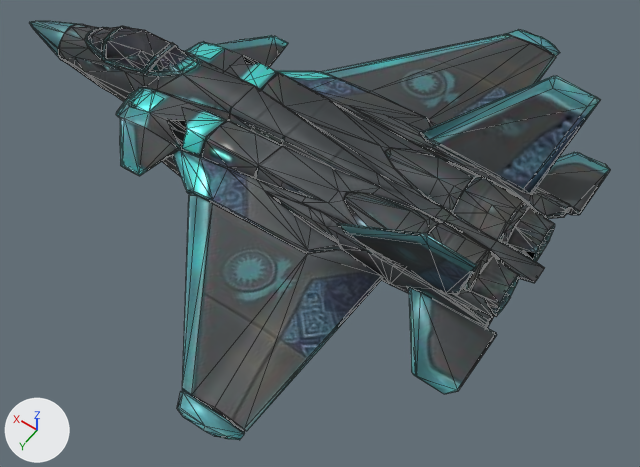
Before and after pictures for a commit that changed the glTF model game/models/tripo/cyan_gunship.glb.
Rendered twice from a 50 mm camera at (-9.28, 10.33, 14.92) aimed at (-2.56, 0.93, 0.15). The axes (+X, +Y, +Z) are drawn at lower left. The lights are the same throughout. The picture after the commit comes second. Mesh edges are drawn as thin lines. Vertices at exactly the same position are counted once.

The older version as bpy lines, for what is in view:
```python
ob_body = bpy.data.objects.new('Body', me_mesh_0)
ob_body.location = (0.0, 0.0, 0.0)
ob_trim = bpy.data.objects.new('Trim', me_mesh_1)
ob_trim.location = (0.0, 0.0, 0.0)
```
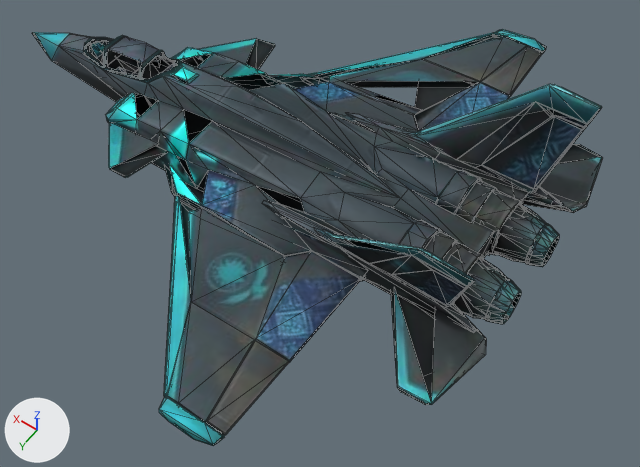
Boxes [x1, y1, x2, y2] around the edits, measured in the pictures (640 x 467 px):
'Body', surface changed, reshaped
    before: [30, 21, 611, 439]
    after: [32, 32, 602, 446]
'Trim', surface changed, reshaped (37% wider)
    before: [123, 30, 540, 440]
    after: [32, 29, 602, 446]
part 1 of me_mesh_0, rebuilt (7% narrower)
    before: [30, 21, 600, 439]
    after: [32, 32, 564, 446]
part 2 of me_mesh_0, cut back
    before: [407, 152, 611, 394]
    after: [314, 102, 602, 405]
part 3 of me_mesh_0, added
    after: [108, 36, 275, 178]
part 4 of me_mesh_1, reshaped
    before: [123, 30, 540, 440]
    after: [106, 29, 545, 446]
part 5 of me_mesh_1, reshaped
    before: [497, 250, 538, 314]
    after: [326, 84, 602, 403]
part 6 of me_mesh_1, added (cyan)
    after: [32, 32, 70, 61]

Diff of the bpy script that builds the scene:
```diff
--- a/game/models/tripo/cyan_gunship.glb.py
+++ b/game/models/tripo/cyan_gunship.glb.py
@@ mat_body @@
 n2 = _N.new('ShaderNodeTexImage'); n2.name = 'Image Texture'
-n2.image = img_color_9c5dcb2a_b921_48bf_bee2_6d6d9434dd98
+n2.image = img_color_0a7fd122_52b7_44b2_80e2_7935d5d3679e
 n3 = _N.new('ShaderNodeSeparateColor'); n3.name = 'Separate Color'
 n4 = _N.new('ShaderNodeTexImage'); n4.name = 'Image Texture.001'
-n4.image = img_orm_9c5dcb2a_b921_48bf_bee2_6d6d9434dd98
+n4.image = img_orm_0a7fd122_52b7_44b2_80e2_7935d5d3679e
 n5 = _N.new('ShaderNodeNormalMap'); n5.name = 'Normal Map'
@@ mat_body @@
 n6 = _N.new('ShaderNodeTexImage'); n6.name = 'Image Texture.002'
-n6.image = img_normalgl_9c5dcb2a_b921_48bf_bee2_6d6d9434dd98
+n6.image = img_normalgl_0a7fd122_52b7_44b2_80e2_7935d5d3679e
 _L.new(n0.outputs[0], n1.inputs[0])  # 'BSDF' to 'Surface'
@@ mat_trim @@
 n2 = _N.new('ShaderNodeTexImage'); n2.name = 'Image Texture'
-n2.image = img_color_9c5dcb2a_b921_48bf_bee2_6d6d9434dd98
+n2.image = img_color_0a7fd122_52b7_44b2_80e2_7935d5d3679e
 n3 = _N.new('ShaderNodeSeparateColor'); n3.name = 'Separate Color'
 n4 = _N.new('ShaderNodeTexImage'); n4.name = 'Image Texture.001'
-n4.image = img_orm_9c5dcb2a_b921_48bf_bee2_6d6d9434dd98
+n4.image = img_orm_0a7fd122_52b7_44b2_80e2_7935d5d3679e
 n5 = _N.new('ShaderNodeNormalMap'); n5.name = 'Normal Map'
@@ mat_trim @@
 n6 = _N.new('ShaderNodeTexImage'); n6.name = 'Image Texture.002'
-n6.image = img_normalgl_9c5dcb2a_b921_48bf_bee2_6d6d9434dd98
+n6.image = img_normalgl_0a7fd122_52b7_44b2_80e2_7935d5d3679e
 _L.new(n0.outputs[0], n1.inputs[0])  # 'BSDF' to 'Surface'
@@ me_mesh_0 @@
-me_mesh_0.from_pydata(...)  # 1795 vertices, 3520 faces; spans x -7.0..7.0, y -6.15..6.15, z 0.08..3.81
+me_mesh_0.from_pydata(...)  # 1697 vertices, 2915 faces; spans x -7.0..7.0, y -6.28..6.27, z 0.01..3.51
+# me_mesh_0 part 1: the loose piece of 1726 vertices spanning x -7.0..7.0, y -6.15..6.15, z 0.08..3.81 is rebuilt with 1125 vertices and now spans x -6.62..7.0, y -6.28..6.27, z 0.01..1.76
+# me_mesh_0 part 2: 69 vertices removed from x -7.0..-5.11, y -3.25..3.27, z 1.15..1.42; 544 vertices added at x -7.0..-2.91, y -3.59..3.57, z 0.42..3.51
+# me_mesh_0 part 3: 28 vertices added at x 1.0..3.82, y -2.57..2.62, z 0.17..1.73
 me_mesh_0.materials.append(mat_body)
@@ me_mesh_1 @@
-me_mesh_1.from_pydata(...)  # 100 vertices, 76 faces; spans x -6.73..2.32, y -6.1..6.04, z 0.77..2.05
+me_mesh_1.from_pydata(...)  # 270 vertices, 303 faces; spans x -6.88..7.0, y -6.27..6.28, z 0.2..3.52
+# me_mesh_1 part 4: 79 vertices removed from x -4.51..2.32, y -6.1..6.04, z 1.12..2.05; 171 vertices added at x -4.15..3.1, y -6.27..6.28, z 0.2..1.72
+# me_mesh_1 part 5: 21 vertices removed from x -6.73, y -0.64..1.11, z 0.77..1.42; 90 vertices added at x -6.88..-3.22, y -2.38..3.53, z 0.67..3.52
+# me_mesh_1 part 6: 9 vertices added at x 5.63..7.0, y -0.52..0.62, z 0.36..0.9
 me_mesh_1.materials.append(mat_trim)
```
